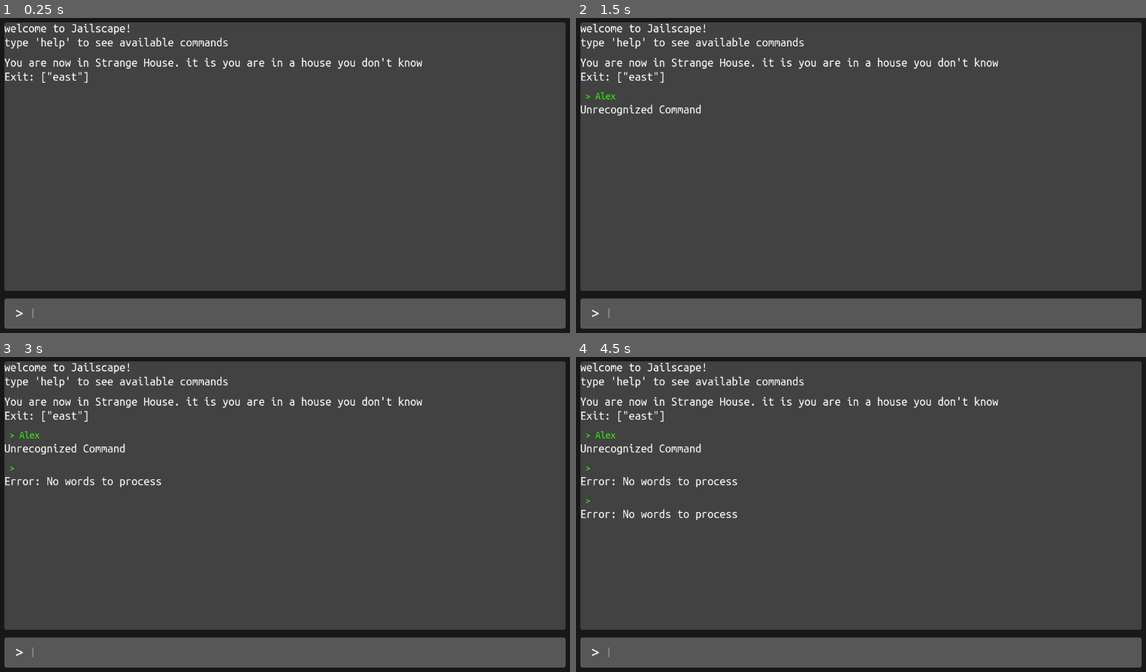
Above: before the commit, frames 1-4 (two rows, left to right).
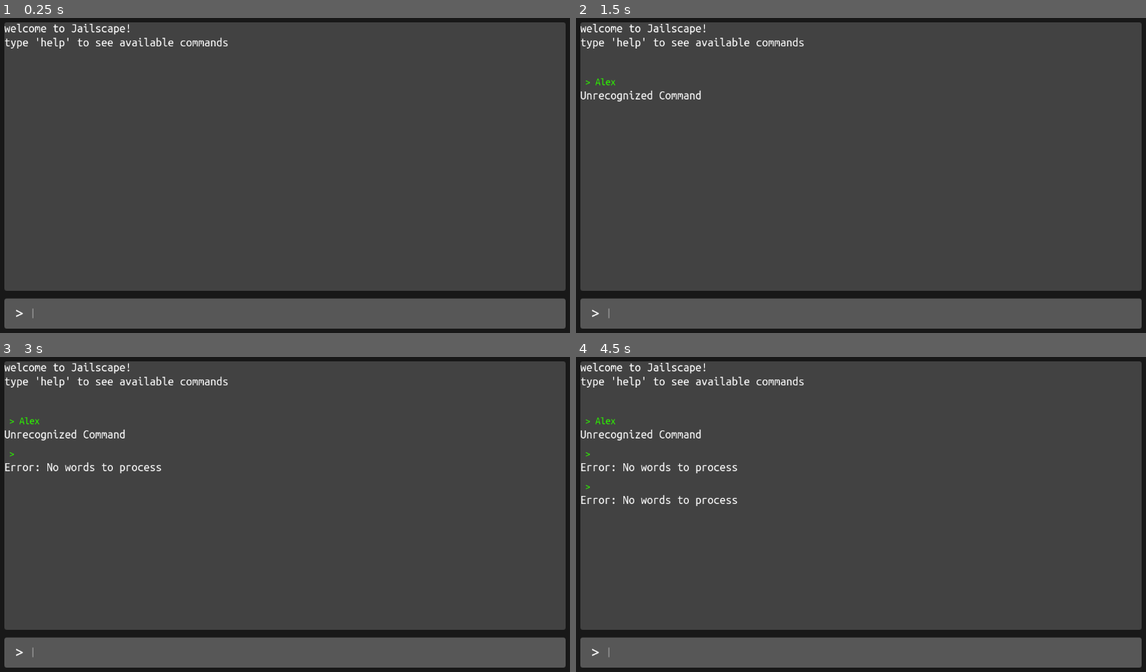
Above: after the commit, the same moments.

Repository: AkIszler/firstRPGGame
Game: Godot game, scene res://scenes/main_game.tscn
Two runs of this game, one before a commit and one after it. Both use one fixed random seed, a clock stepped at 60 frames per second and the inputs below.
Inputs (mouse positions are in pixels of both pictures, inside the frame that each line leads up to):
- Up to frame 1 (0.25 s): no input
- Up to frame 2 (1.5 s): click (872, 314) at 0.52 s; type "Alex" at 0.6 s; tap Enter at 1.25 s
- Up to frame 3 (3 s): tap Space at 2 s; tap Enter at 2.75 s
- Up to frame 4 (4.5 s): tap Space at 3.5 s; tap Enter at 4.25 s

The runs differ from the first frame. In frame 1, 0.8% of the frame differs, in the area x 0-75%, y 12-21%; in frame 2, 1.4%; in frame 3, 1.9%; in frame 4, 2.4%, in the area x 0-75%, y 12-52%.
Error after the commit: Trying to return value of type "Nil" from a function whose return type is "String". (res://scripts/CommandNode.gd:8)

Commit message:
breaking shit

Diff:
--- a/scripts/CommandNode.gd
+++ b/scripts/CommandNode.gd
@@ -4,8 +4,8 @@
 
 var current_area = null;
 
-func init(starting_area):
-	changeRoom(starting_area)
+func init(starting_area) -> String:
+	return changeRoom(starting_area)
 
 
 func Process_Command(input: String):
--- a/scripts/main_game.gd
+++ b/scripts/main_game.gd
@@ -15,14 +15,13 @@
 @onready var scrollbar = scroll.get_v_scroll_bar()
 @onready var area_management = $RoomManager
 
-func _ready() -> void:
+func _ready():
 	scrollbar.changed.connect(scroll_changed)
 	max_scroll_val = scrollbar.max_value
 
-	responseGeneration("welcome to Jailscape!\ntype 'help' to see available commands")
-	commandProcess.response_gen.connect(responseGeneration)
-	commandProcess.init(area_management.get_child(0))
-
+	createResponse("welcome to Jailscape!\ntype 'help' to see available commands")
+	var startingRoomResponse = commandProcess.init(area_management.get_child(0))
+	createResponse(startingRoomResponse)
 
 func scroll_changed():
 	if max_scroll_val != scrollbar.max_value:
@@ -30,7 +29,7 @@
 		scroll.scroll_vertical = max_scroll_val
 
 
-func _input_text_submitted(new_text: String) -> void:
+func _input_text_submitted(new_text: String):
 
 	var response = commandProcess.Process_Command(new_text);
 
@@ -47,7 +46,7 @@
 
 
 
-func responseGeneration(response_text: String):
+func createResponse(response_text: String):
 	var responseMsg = Response.instantiate()
 	responseMsg.text = response_text
 	add_response_to_history(responseMsg)
